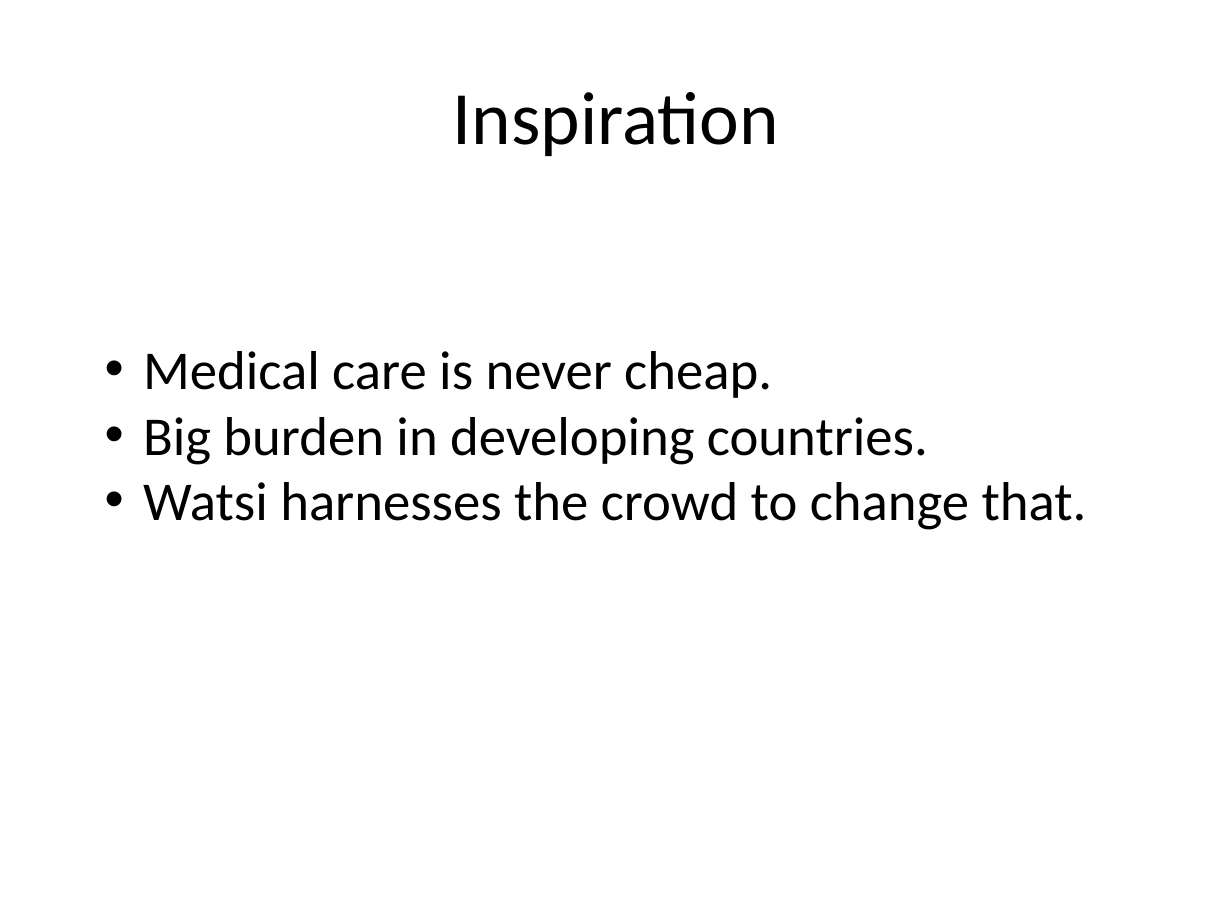
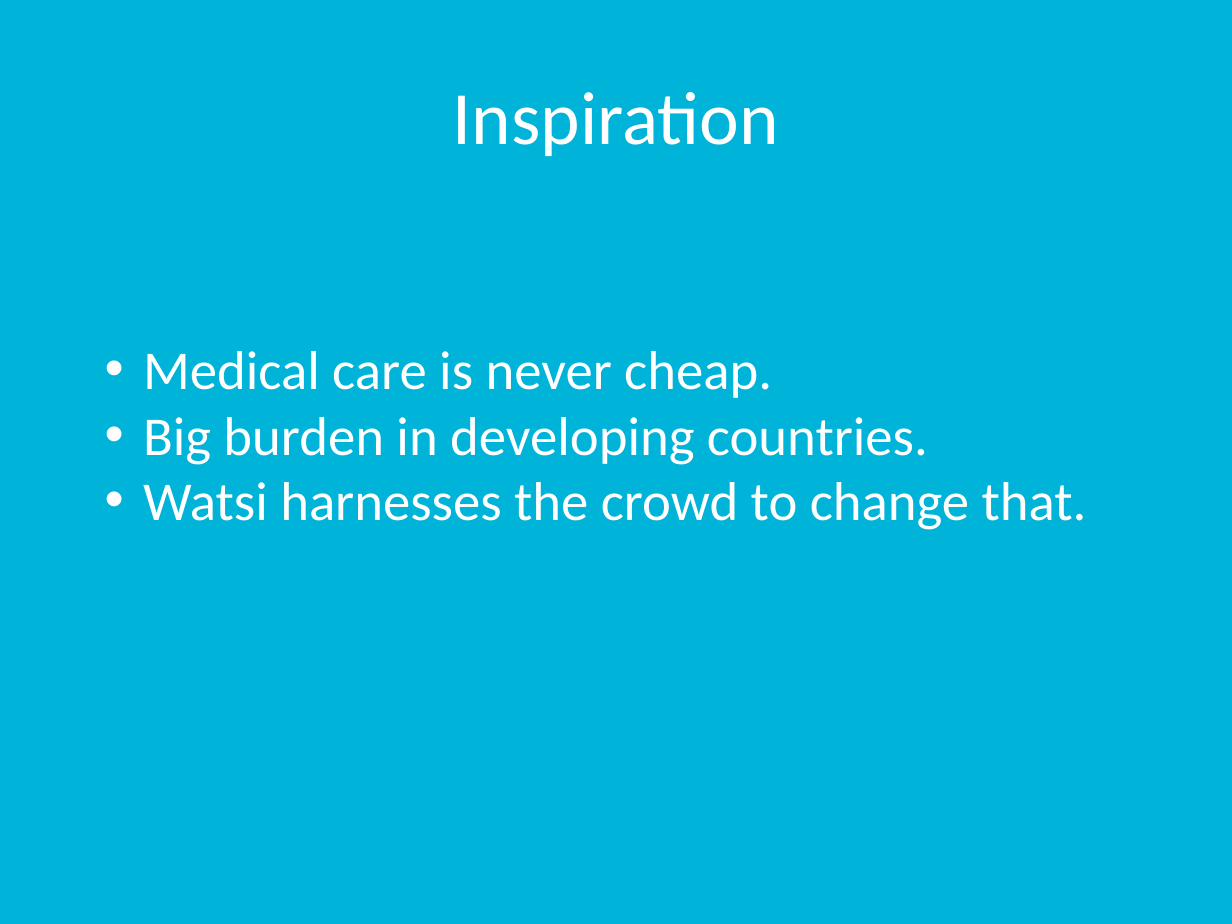
Before and after one commit to rutvijkumarshah/WatsiAndroidApp, a slide deck: slide 3 of docs/groupProject.pptx. Drawn at 1232x924 pixels with LibreOffice and Linux fonts; fonts in the diff are those of the drawing. Boxes give left, top, right and bottom in pixels: in the first picture for what was removed or moved away, otherwise in the second. Text is boxed around its words. In the diff, an @@ line names an element or a change of style, - is before the commit and + after.

```diff
--- a/docs/groupProject.pptx
+++ b/docs/groupProject.pptx
@@ background #FFFFFF to #00B3D8 @@
@@ title "Inspiration" at <box>453,92,779,156</box>: text colour #000000 to #FFFFFF @@
@@ text "Medical care is never cheap." at <box>143,351,1087,530</box>: text colour #000000 to #FFFFFF @@
```
Also in this commit, not shown: 6 other slides changed.
